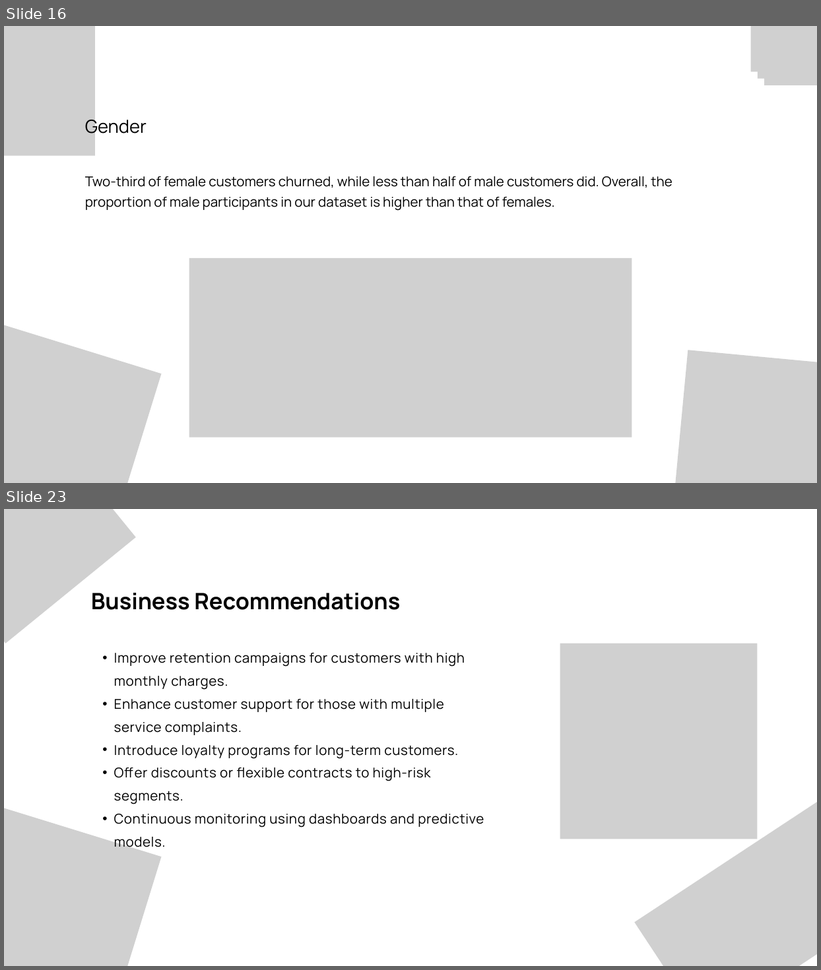
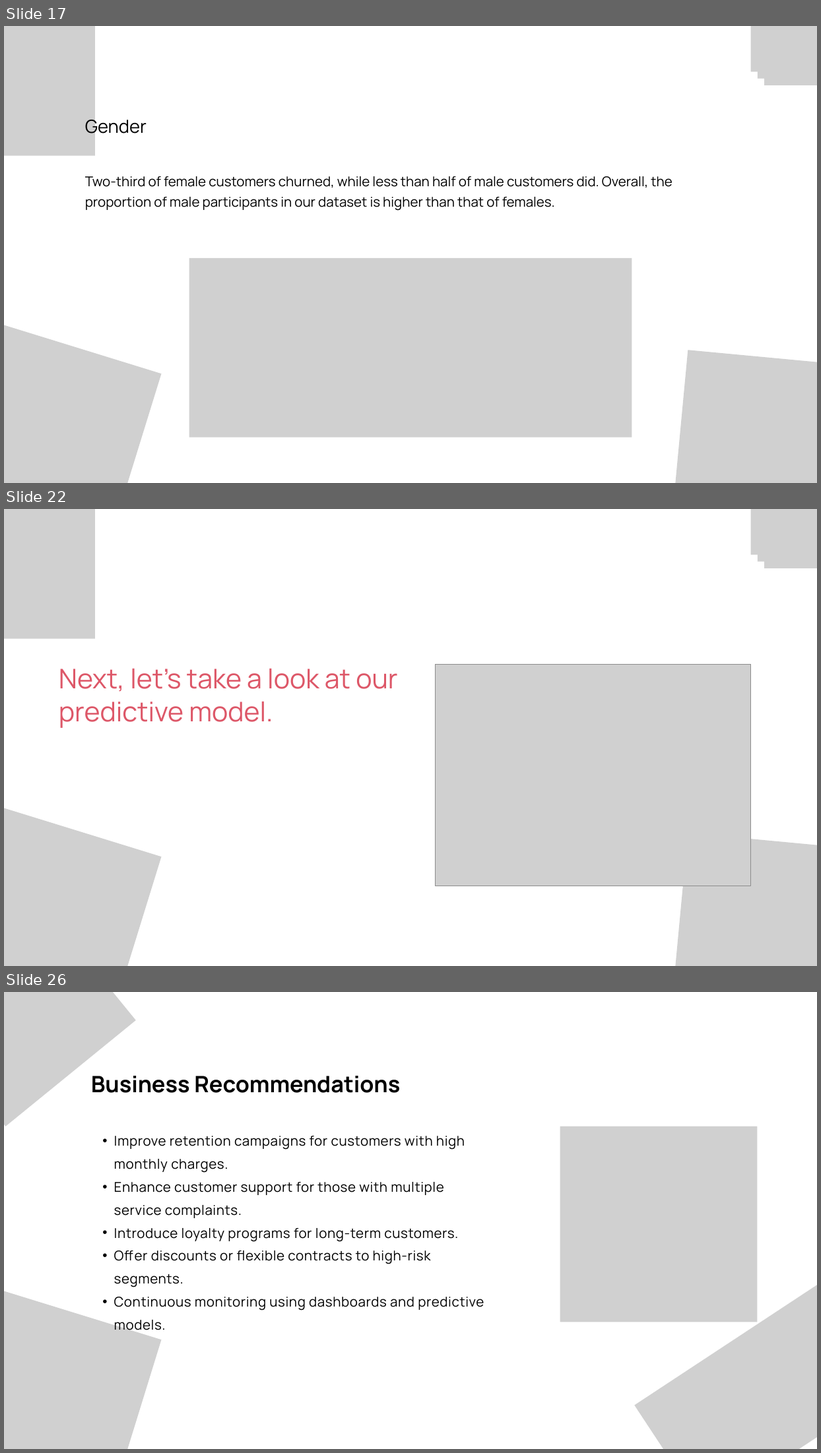
Before and after one commit to EngiEid/Customer_Churn_Dataset_Analysis, a slide deck: StayZen Customer Churn Presentation.pptx. Shown one above the other, each under a label of ours: slides 16 and 23 before the commit, slides 17, 22 and 26 after it; the slides between them are not shown. The pictures are 821x970 and 821x1453 pixels, drawn with LibreOffice and Linux fonts; fonts in the diff are those of the drawing; grey boxes stand for pictures. Boxes give left, top, right and bottom in pixels: in the first picture for what was removed or moved away, otherwise in the second. Text is boxed around its words. In the diff, an @@ line names an element or a change of style, - is before the commit and + after.

```diff
--- a/StayZen Customer Churn Presentation.pptx
+++ b/StayZen Customer Churn Presentation.pptx
@@ slide 22 added at (x1=4, y1=509, x2=817, y2=966), background #FFFFFF @@
@@ picture added at (x1=4, y1=509, x2=94, y2=639) @@
@@ picture added at (x1=751, y1=509, x2=817, y2=555) @@
@@ picture added at (x1=758, y1=509, x2=817, y2=561) @@
@@ picture added at (x1=764, y1=509, x2=817, y2=568) @@
@@ picture added at (x1=436, y1=664, x2=751, y2=887) @@
@@ text added at (x1=59, y1=669, x2=397, y2=728), 48 pt, text #DD5768 @@
+Next, let’s take a look at our predictive model.
@@ picture added at (x1=4, y1=803, x2=161, y2=966) @@
@@ picture added at (x1=673, y1=833, x2=817, y2=966) @@
@@ what was slide 16 is now slide 17 @@
@@ what was slide 23 is now slide 26 @@
```
Also in this commit, not shown: 9 slides changed, 6 other slides added, 4 slides removed, 2 other files.
